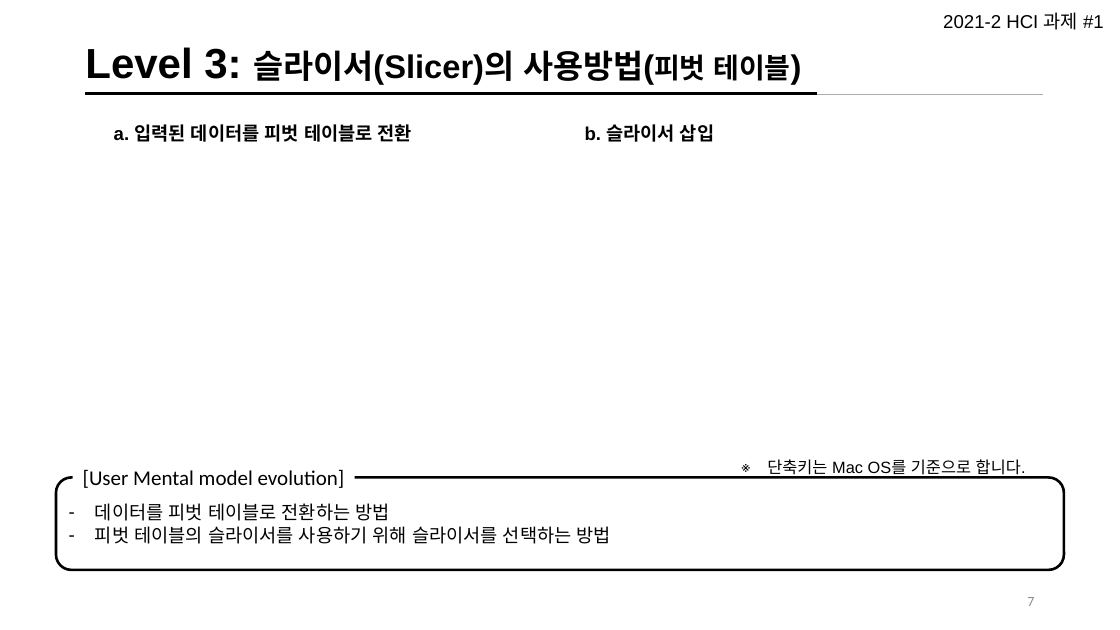
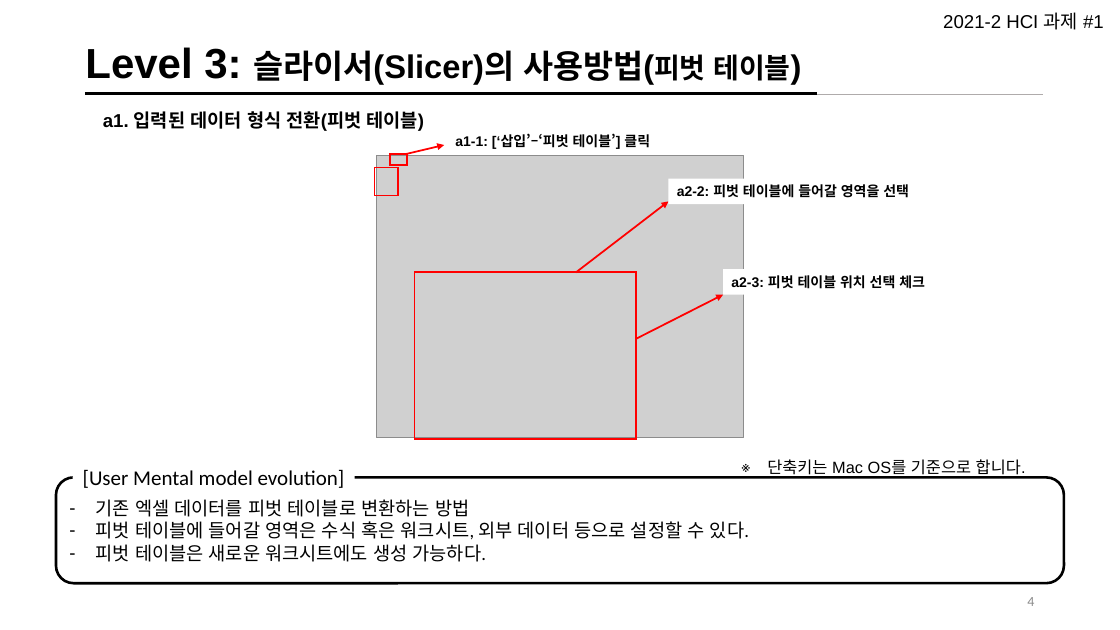
Before and after one commit to Jeeseob/homework2021-2, a slide deck: slide 5 of user-interface/week3/UI_Mental Model_김지섭.pptx (slide 8 before the commit). Drawn at 1120x630 pixels with LibreOffice and Linux fonts; fonts in the diff are those of the drawing; grey boxes stand for pictures. Boxes give left, top, right and bottom in pixels: in the first picture for what was removed or moved away, otherwise in the second. Text is boxed around its words. In the diff, an @@ line names an element or a change of style, - is before the commit and + after.

```diff
--- a/user-interface/week3/UI_Mental Model_김지섭.pptx
+++ b/user-interface/week3/UI_Mental Model_김지섭.pptx
@@ text at (x1=103, y1=111, x2=424, y2=131): text changed @@
-a. 입력된 데이터를 피벗 테이블로 전환
+a1. 입력된 데이터 형식 전환(피벗 테이블)
@@ text removed at (x1=585, y1=124, x2=714, y2=142) @@
-b. 슬라이서 삽입
@@ picture added at (x1=376, y1=155, x2=744, y2=438) @@
@@ group added at (x1=375, y1=129, x2=688, y2=195): 3 rectangles, 1 arrow @@
+a1-1: [‘삽입’–‘피벗 테이블’] 클릭
@@ arrow added from (576, 272) to (669, 202), #FF0000 1.5 pt @@
@@ text added at (x1=677, y1=184, x2=909, y2=198), 12 pt, text #000000, bold @@
+a2-2: 피벗 테이블에 들어갈 영역을 선택
@@ rectangle added at (x1=415, y1=272, x2=636, y2=439), outline #FF0000 1.5 pt @@
@@ arrow added from (636, 339) to (723, 295), #FF0000 1.5 pt @@
@@ text added at (x1=731, y1=275, x2=925, y2=289), 12 pt, text #000000, bold @@
+a2-3: 피벗 테이블 위치 선택 체크
@@ rounded rectangle "기존 엑셀 데이터를 피벗 테이블로 ..." resized from (x1=56, y1=477, x2=1065, y2=570) to (x1=56, y1=477, x2=1065, y2=583) @@
@@ text in rounded rectangle at (x1=96, y1=499, x2=749, y2=562): text changed @@
-– 데이터를 피벗 테이블로 전환하는 방법
-– 피벗 테이블의 슬라이서를 사용하기 위해 슬라이서를 선택하는 방법
+– 기존 엑셀 데이터를 피벗 테이블로 변환하는 방법
+– 피벗 테이블에 들어갈 영역은 수식 혹은 워크시트, 외부 데이터 등으로 설정할 수 있다.
+– 피벗 테이블은 새로운 워크시트에도 생성 가능하다.
@@ page number at (x1=1027, y1=597, x2=1034, y2=606): text changed @@
-7
+4
```
Also in this commit, not shown: 10 other slides changed, 1 slide added, 2 slides removed, 5 other files.
